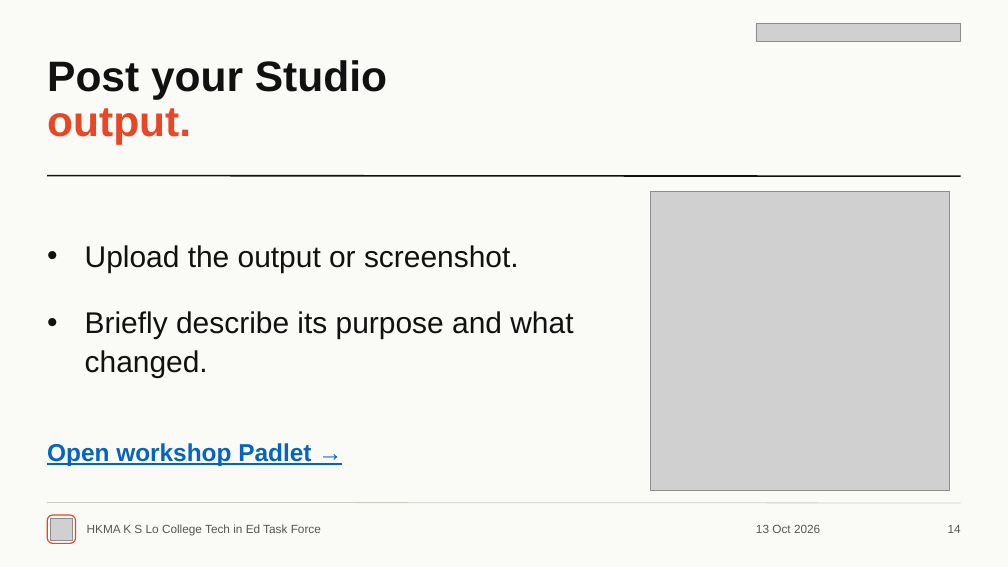
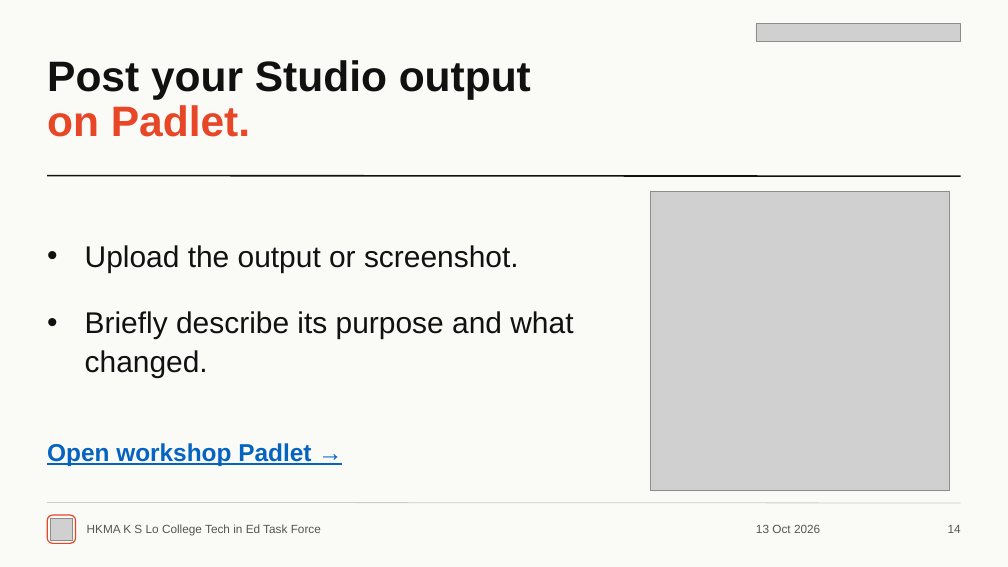
Before and after one commit to hkmakslo/261013, a slide deck: slide 14 of public/downloads/Gemini-Notebook-Workshop.pptx. Drawn at 1008x567 pixels with LibreOffice and Linux fonts; fonts in the diff are those of the drawing; grey boxes stand for pictures. Boxes give left, top, right and bottom in pixels: in the first picture for what was removed or moved away, otherwise in the second. Text is boxed around its words. In the diff, an @@ line names an element or a change of style, - is before the commit and + after.

Commit message:
Match Padlet heading reference

```diff
--- a/public/downloads/Gemini-Notebook-Workshop.pptx
+++ b/public/downloads/Gemini-Notebook-Workshop.pptx
@@ text at <box>47,60,531,137</box>: text changed @@
-Post your Studio
-output.
+Post your Studio output
+on Padlet.
```
Also in this commit, not shown: 34 other files.
